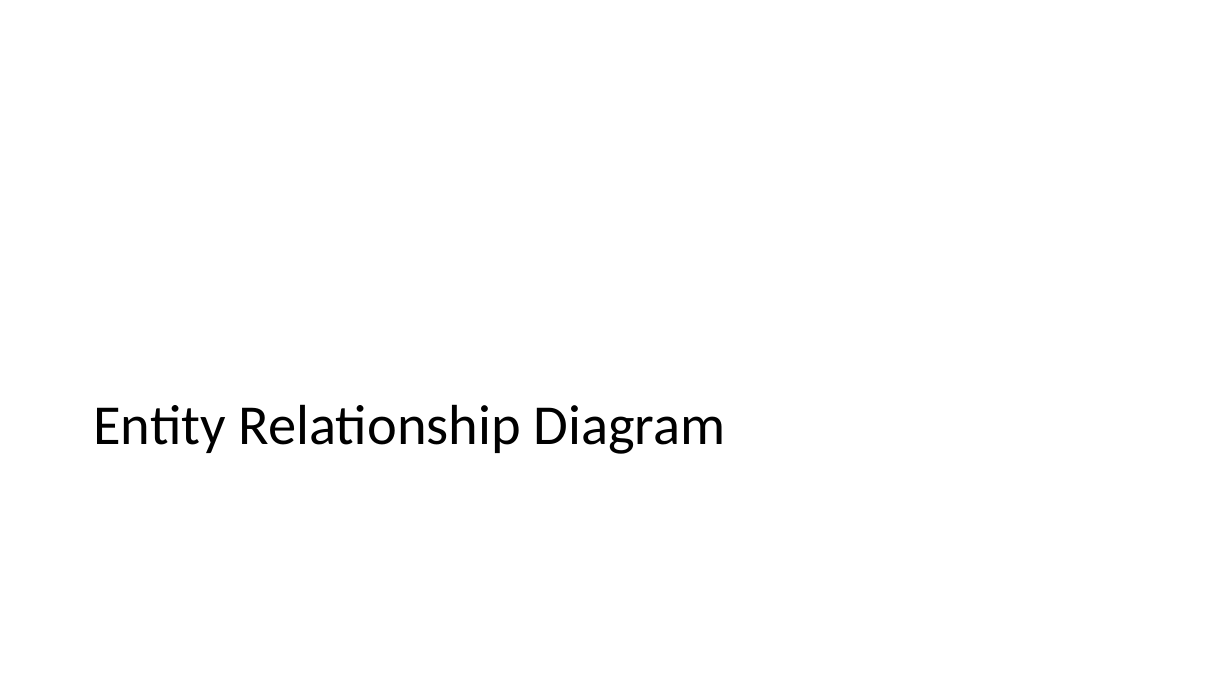
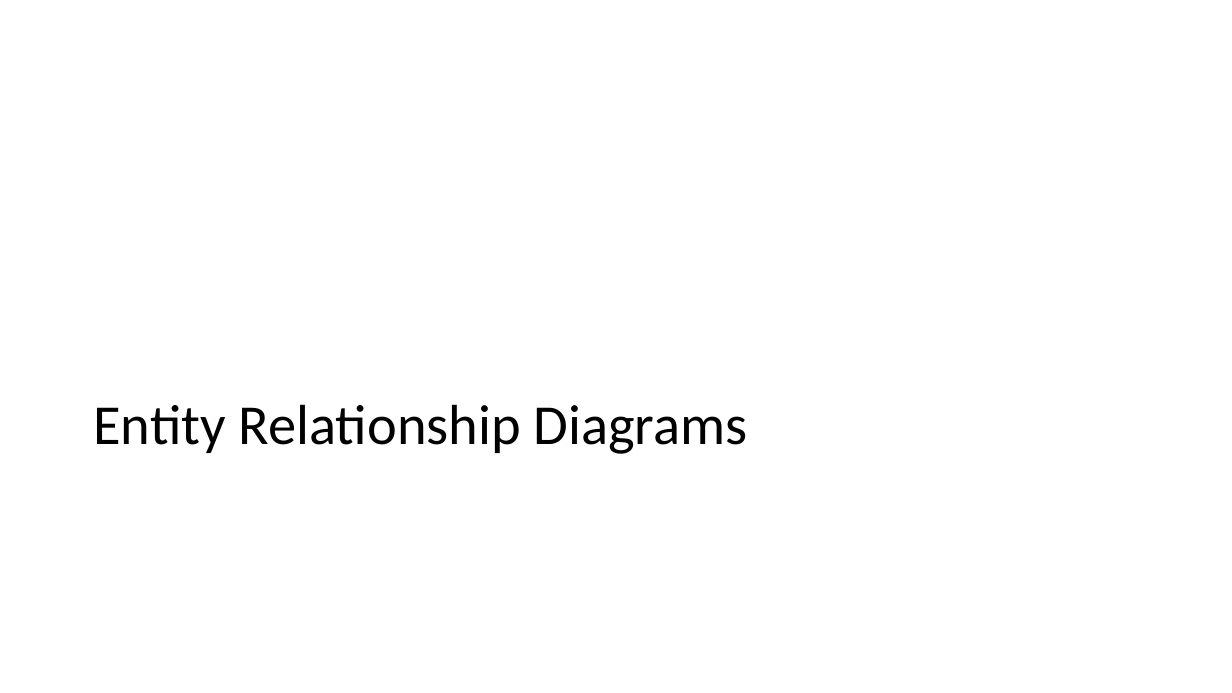
Before and after one commit to LFKoning/knowledge-sharing, a slide deck: slide 17 of sql_course/2_database_design/2_database_design.pptx (slide 16 before the commit). Drawn at 1232x693 pixels with LibreOffice and Linux fonts; fonts in the diff are those of the drawing. Boxes give left, top, right and bottom in pixels: in the first picture for what was removed or moved away, otherwise in the second. Text is boxed around its words. In the diff, an @@ line names an element or a change of style, - is before the commit and + after.

```diff
--- a/sql_course/2_database_design/2_database_design.pptx
+++ b/sql_course/2_database_design/2_database_design.pptx
@@ title at bbox=[93, 404, 748, 454]: text changed @@
-Entity Relationship Diagram
+Entity Relationship Diagrams
```
Also in this commit, not shown: 6 other slides changed, 1 slide added, 3 other files.
